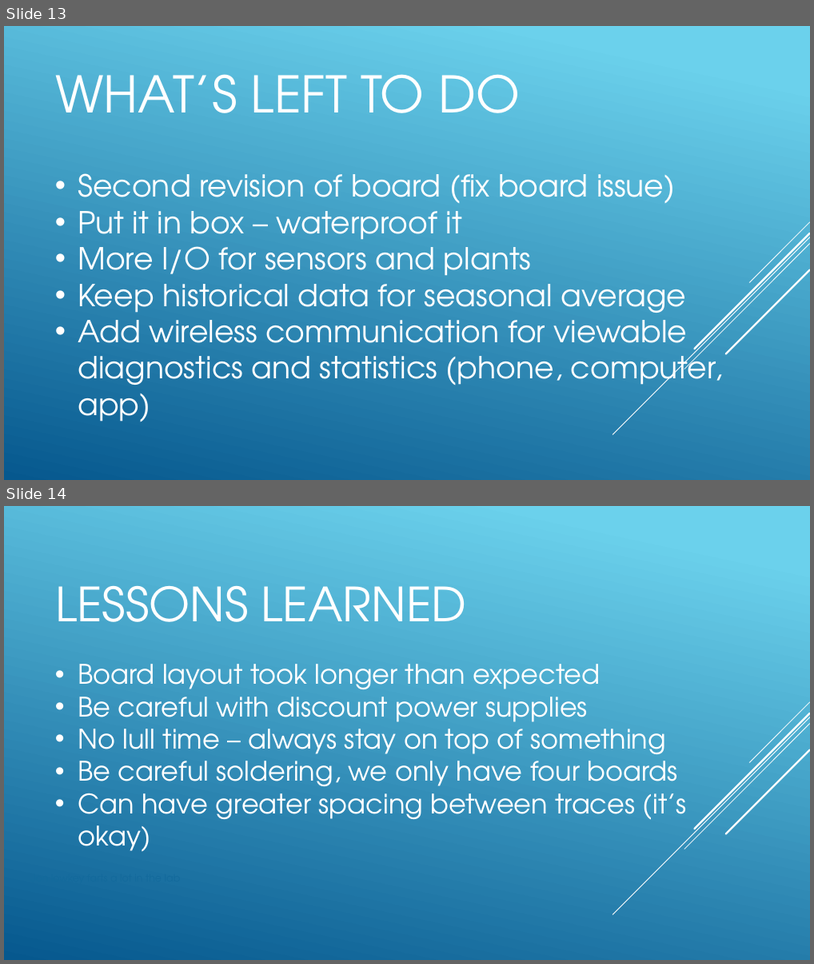
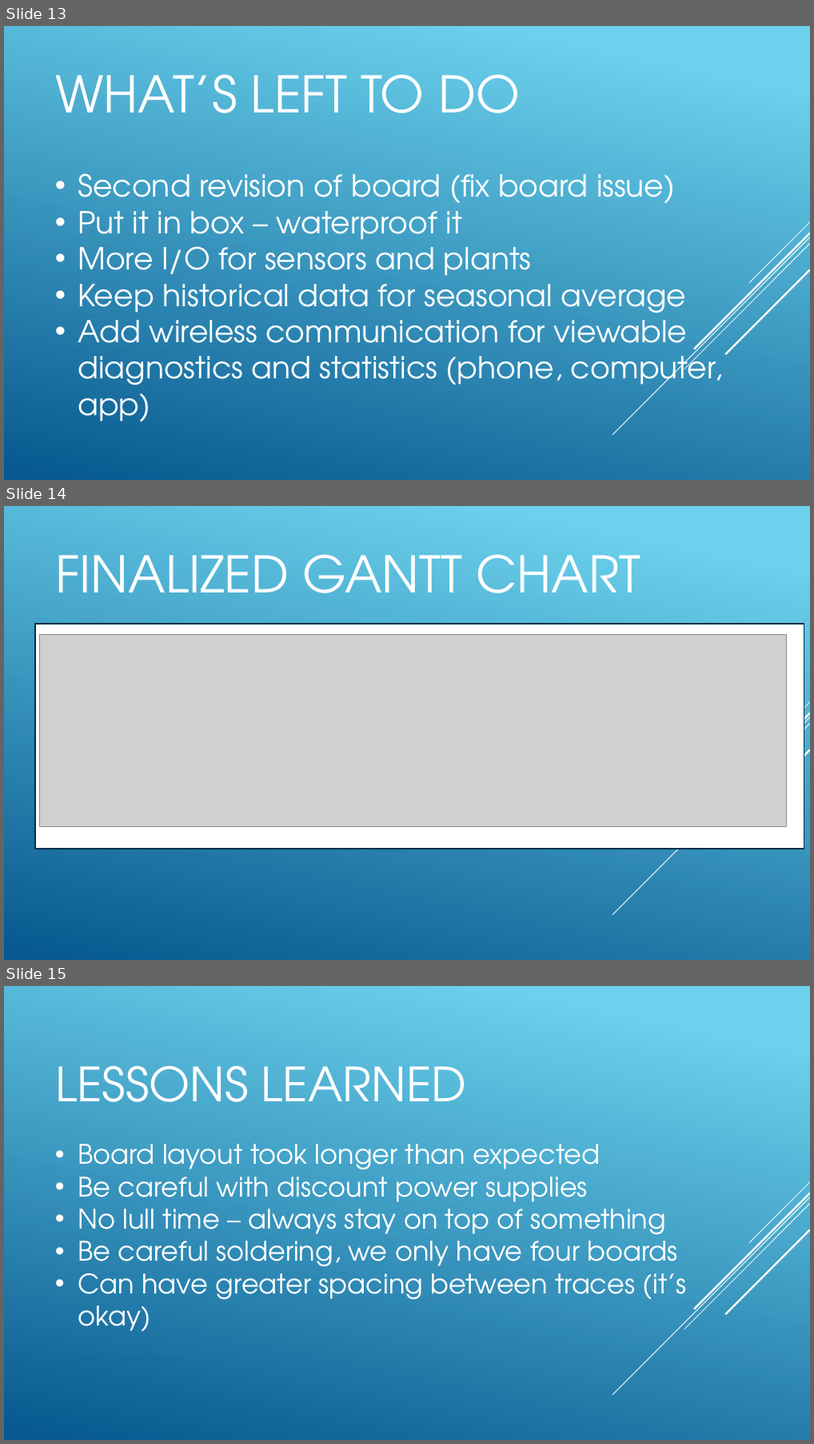
Before and after one commit to jp32/ece411-pdx, a slide deck: documents/presentation.pptx. Shown one above the other, each under a label of ours: slides 13 and 14 before the commit, slides 13, 14 and 15 after it. The pictures are 814x964 and 814x1444 pixels, drawn with LibreOffice and Linux fonts; fonts in the diff are those of the drawing; grey boxes stand for pictures. Boxes give left, top, right and bottom in pixels: in the first picture for what was removed or moved away, otherwise in the second. Text is boxed around its words. In the diff, an @@ line names an element or a change of style, - is before the commit and + after.

Commit message:
Finalized presentation with gantt chart

```diff
--- a/documents/presentation.pptx
+++ b/documents/presentation.pptx
@@ slide 14 added at bbox=[4, 506, 810, 960], background gradient #6ED2EB to #06588E; not listed: 5 template elements that a slide beside it also shows @@
@@ title added at bbox=[55, 554, 642, 593], 60 pt, text #FFFFFF @@
+FINALIZED GANTT CHART
@@ rectangle added at bbox=[35, 624, 805, 849], fill #FFFFFF, outline #043148 1.25 pt @@
@@ picture added at bbox=[39, 634, 787, 827] @@
@@ what was slide 14 is now slide 15 @@
```
